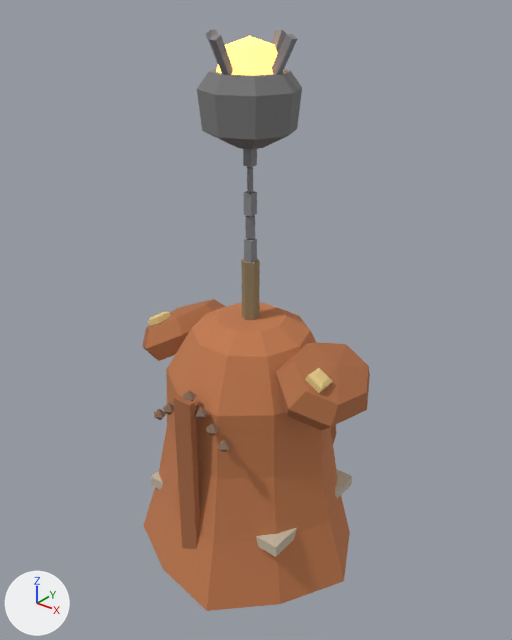
The glTF model assets/enemies/pyre_zealot.glb, before and after one commit.
The view is the same before and after, from a 50 mm lens placed at (1.147, -1.409, 1.249), pointed at (0.011, 0.011, 0.368). The lights are fixed; the arrows at lower left show +X, +Y and +Z. The older version comes first. Vertices at exactly the same position are counted once.

Objects in the first picture: 'PauldronL', 'PauldronR', 'Torso', 'Weapon' and 1 more.
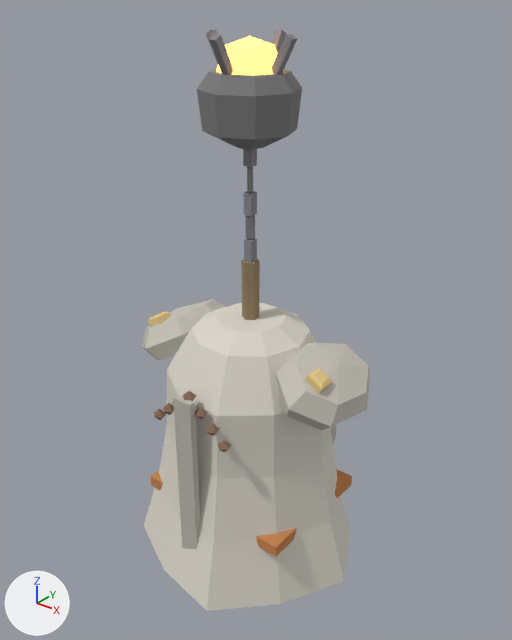
Location of each change, (x1, y1, x2, y2) in pixels of the pictures (512 x 640 px):
```json
{"part": 1, "of": "me_torso", "change": "recoloured", "before": [144, 303, 350, 611], "after": [144, 303, 350, 611], "on screen": "orange to light grey"}
{"part": 2, "of": "me_torso", "change": "recoloured", "before": [173, 395, 200, 549], "after": [173, 395, 200, 549], "on screen": "brown to grey"}
{"part": 3, "of": "me_torso", "change": "recoloured", "before": [151, 469, 352, 557], "after": [151, 469, 352, 557]}
{"part": 4, "of": "me_pauldronl", "change": "recoloured", "before": [142, 299, 226, 361], "after": [142, 299, 226, 361], "on screen": "brown to light grey"}
{"part": 5, "of": "me_pauldronr", "change": "recoloured", "before": [276, 342, 370, 430], "after": [276, 342, 370, 430], "on screen": "brown to light grey"}
```

Scene script edits in JSON lines:
```json
{"op": "add", "block": "mat_robe_shadow_0_576_0_544_0_480", "code": ["mat_robe_shadow_0_576_0_544_0_480 = principled_material('robe_shadow@0.576,0.544,0.480')", "mat_robe_shadow_0_576_0_544_0_480.base_color = (0.576, 0.544, 0.48)  # light grey #c8c3b8", "mat_robe_shadow_0_576_0_544_0_480.roughness = 1.0"]}
{"op": "add", "block": "mat_tint_robe_dark_0_504_0_476_0_420", "code": ["mat_tint_robe_dark_0_504_0_476_0_420 = principled_material('tint_robe_dark@0.504,0.476,0.420')", "mat_tint_robe_dark_0_504_0_476_0_420.base_color = (0.504, 0.476, 0.42)  # grey #bcb7ad", "mat_tint_robe_dark_0_504_0_476_0_420.roughness = 1.0"]}
{"op": "add", "block": "mat_wrap_dark_0_562_0_225_0_075", "code": ["mat_wrap_dark_0_562_0_225_0_075 = principled_material('wrap_dark@0.562,0.225,0.075')", "mat_wrap_dark_0_562_0_225_0_075.base_color = (0.562, 0.225, 0.075)  # orange #c6824d", "mat_wrap_dark_0_562_0_225_0_075.roughness = 1.0"]}
{"op": "add", "block": "mat_tint_robe_0_720_0_680_0_600", "code": ["mat_tint_robe_0_720_0_680_0_600 = principled_material('tint_robe@0.720,0.680,0.600')", "mat_tint_robe_0_720_0_680_0_600.base_color = (0.72, 0.68, 0.6)  # light grey #ddd7cb", "mat_tint_robe_0_720_0_680_0_600.roughness = 1.0"]}
{"block": "me_torso", "where": "me_torso.from_pydata(...)  # 133 vertices, 226 faces; spans x -0.324..0.36, y -0.342..0.342, z -0.4..0.38"}
{"block": "me_torso", "where": "# used by ob_torso; location = (0.0, 0.0, 0.0)"}
{"block": "me_torso", "change": "me_torso part 1: all 116 faces that had it switch from mat_tint_robe (orange #c47c50) to mat_tint_robe_0_720_0_680_0_600 (light grey #ddd7cb)"}
{"block": "me_torso", "change": "me_torso part 2: all 12 faces that had it switch from mat_tint_robe_dark (brown #a76943) to mat_tint_robe_dark_0_504_0_476_0_420 (grey #bcb7ad)"}
{"block": "me_torso", "change": "me_torso part 3: all 28 faces that had it switch from mat_wrap_dark (beige #c6b9a5) to mat_wrap_dark_0_562_0_225_0_075 (orange #c6824d)"}
{"block": "me_pauldronl", "where": "me_pauldronl.from_pydata(...)  # 38 vertices, 68 faces; spans x -0.111..0.118, y -0.169..0.152, z -0.095..0.091"}
{"block": "me_pauldronl", "where": "# used by ob_pauldronl; location = (-0.26, 0.0, 0.26)"}
{"block": "me_pauldronl", "change": "me_pauldronl part 4: all 40 faces that had it switch from mat_robe_shadow (brown #b16f48) to mat_robe_shadow_0_576_0_544_0_480 (light grey #c8c3b8)"}
{"block": "me_pauldronr", "where": "me_pauldronr.from_pydata(...)  # 38 vertices, 68 faces; spans x -0.118..0.111, y -0.169..0.152, z -0.095..0.091"}
{"block": "me_pauldronr", "where": "# used by ob_pauldronr; location = (0.26, 0.0, 0.26)"}
{"block": "me_pauldronr", "change": "me_pauldronr part 5: all 40 faces that had it switch from mat_robe_shadow (brown #b16f48) to mat_robe_shadow_0_576_0_544_0_480 (light grey #c8c3b8)"}
```
